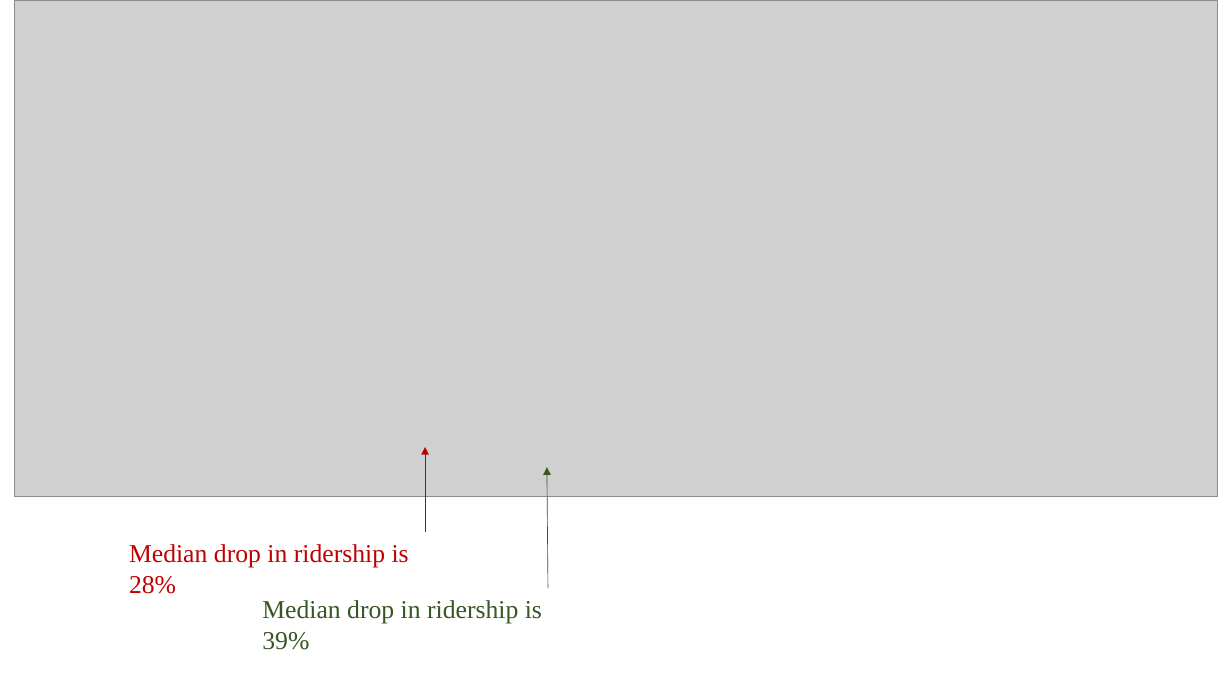
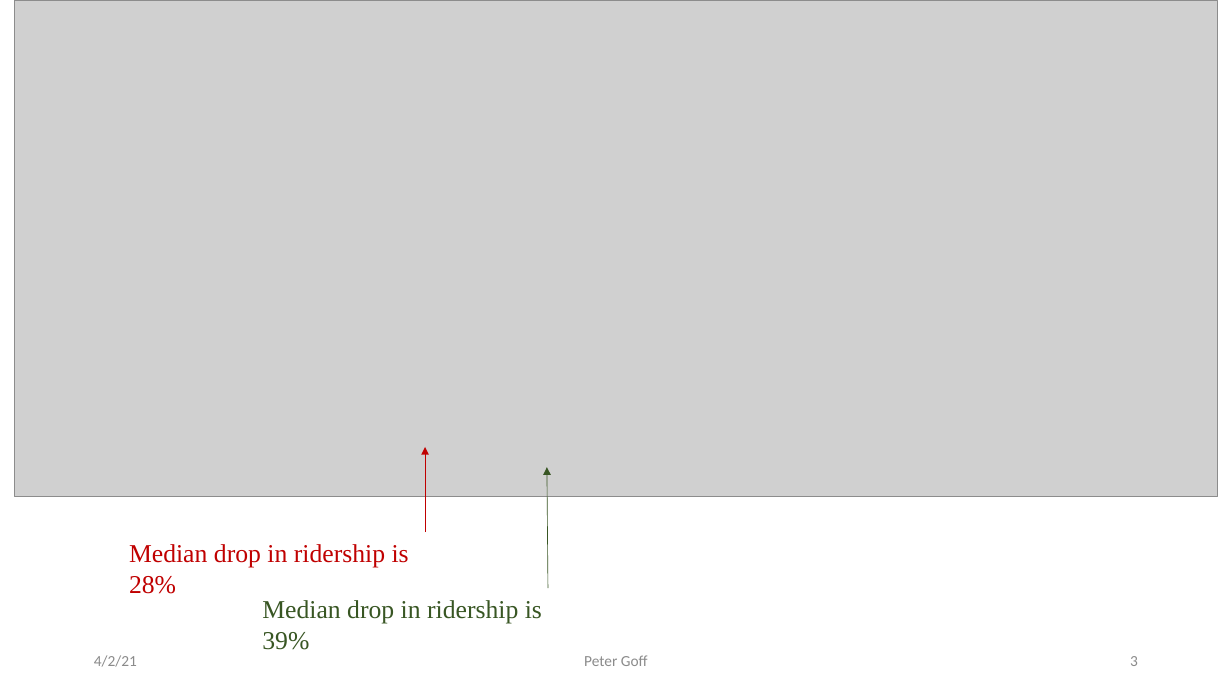
Before and after one commit to ptgoff/Metis_EDA_Project, a slide deck: slide 3 of Metis_EDA_MTA_Goff.pptx. Drawn at 1232x693 pixels with LibreOffice and Linux fonts; fonts in the diff are those of the drawing; grey boxes stand for pictures. Boxes give left, top, right and bottom in pixels: in the first picture for what was removed or moved away, otherwise in the second. Text is boxed around its words. In the diff, an @@ line names an element or a change of style, - is before the commit and + after.

Commit message:
Update

```diff
--- a/Metis_EDA_MTA_Goff.pptx
+++ b/Metis_EDA_MTA_Goff.pptx
@@ text added at (x1=94, y1=655, x2=137, y2=667), 12 pt, text #8C8C8C @@
+4/2/21
@@ text added at (x1=584, y1=655, x2=648, y2=666), 12 pt, text #8C8C8C @@
+Peter Goff
@@ page number added at (x1=1130, y1=656, x2=1138, y2=666), 12 pt, text #8C8C8C @@
+3
```
Also in this commit, not shown: 7 slides added, 7 slides removed.
